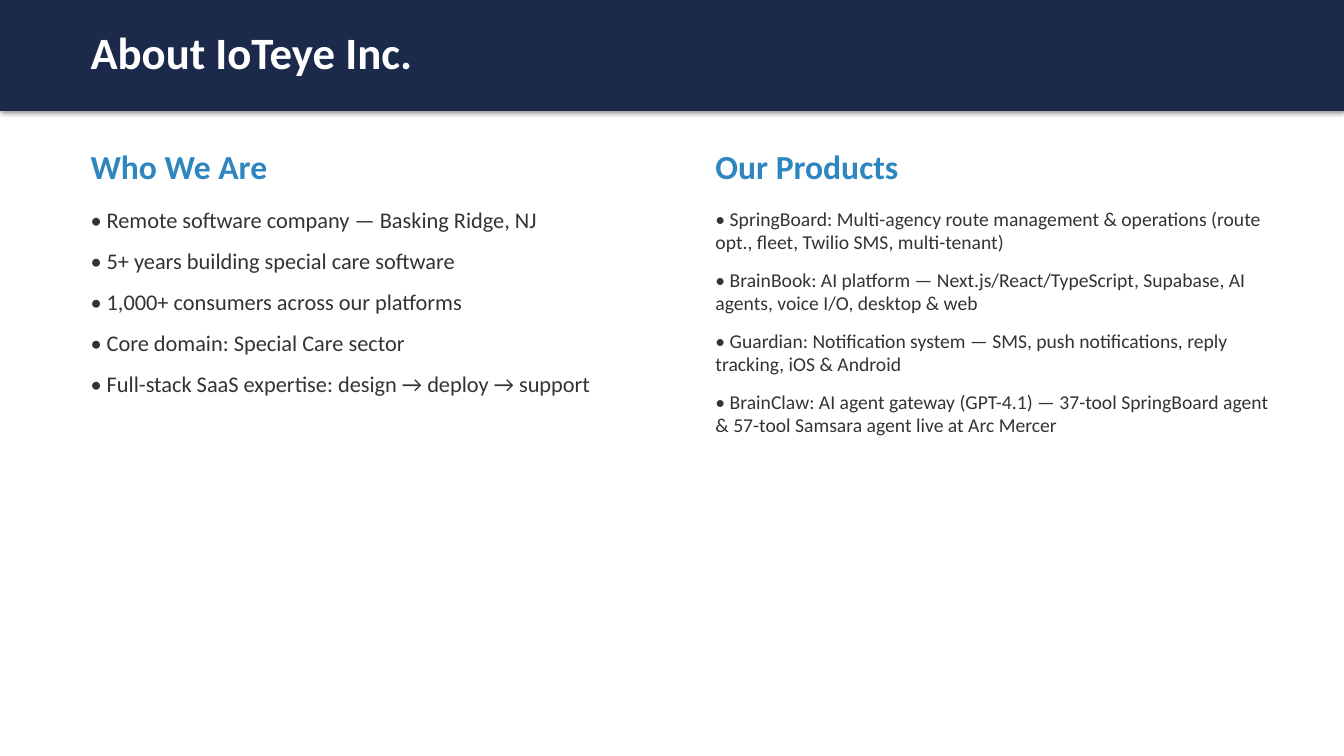
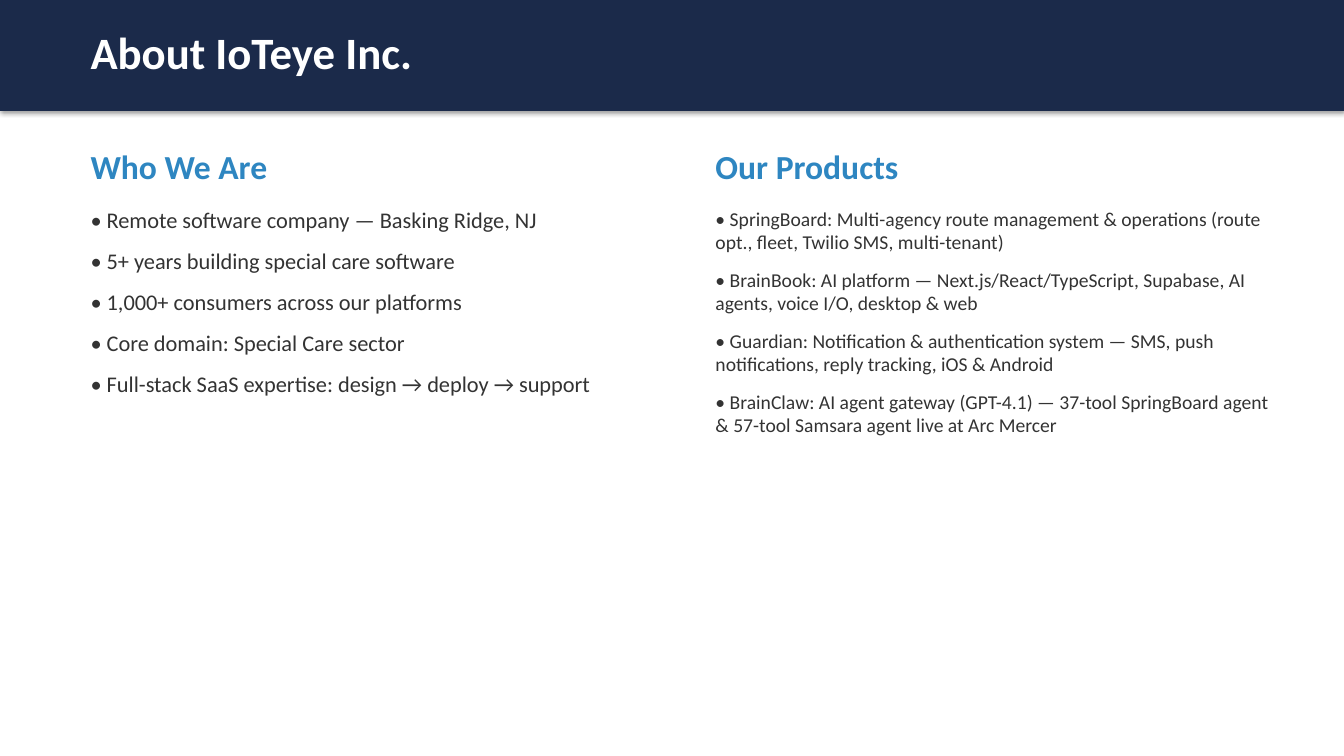
Before and after one commit to mingjyesheng-ioteye/sb_rewards, a slide deck: slide 3 of RFP/IoTeye - Arc Mercer Pitch.pptx. Drawn at 1344x756 pixels with LibreOffice and Linux fonts; fonts in the diff are those of the drawing. Boxes give left, top, right and bottom in pixels: in the first picture for what was removed or moved away, otherwise in the second. Text is boxed around its words. In the diff, an @@ line names an element or a change of style, - is before the commit and + after.

Commit message:
Slide 3: mention Guardian as notification & authentication system

```diff
--- a/RFP/IoTeye - Arc Mercer Pitch.pptx
+++ b/RFP/IoTeye - Arc Mercer Pitch.pptx
@@ text at [715, 334, 1214, 375]: text changed @@
-• Guardian: Notification system — SMS, push notifications, reply tracking, iOS & Android
+• Guardian: Notification & authentication system — SMS, push notifications, reply tracking, iOS & Android
```
Also in this commit, not shown: 1 other file.
